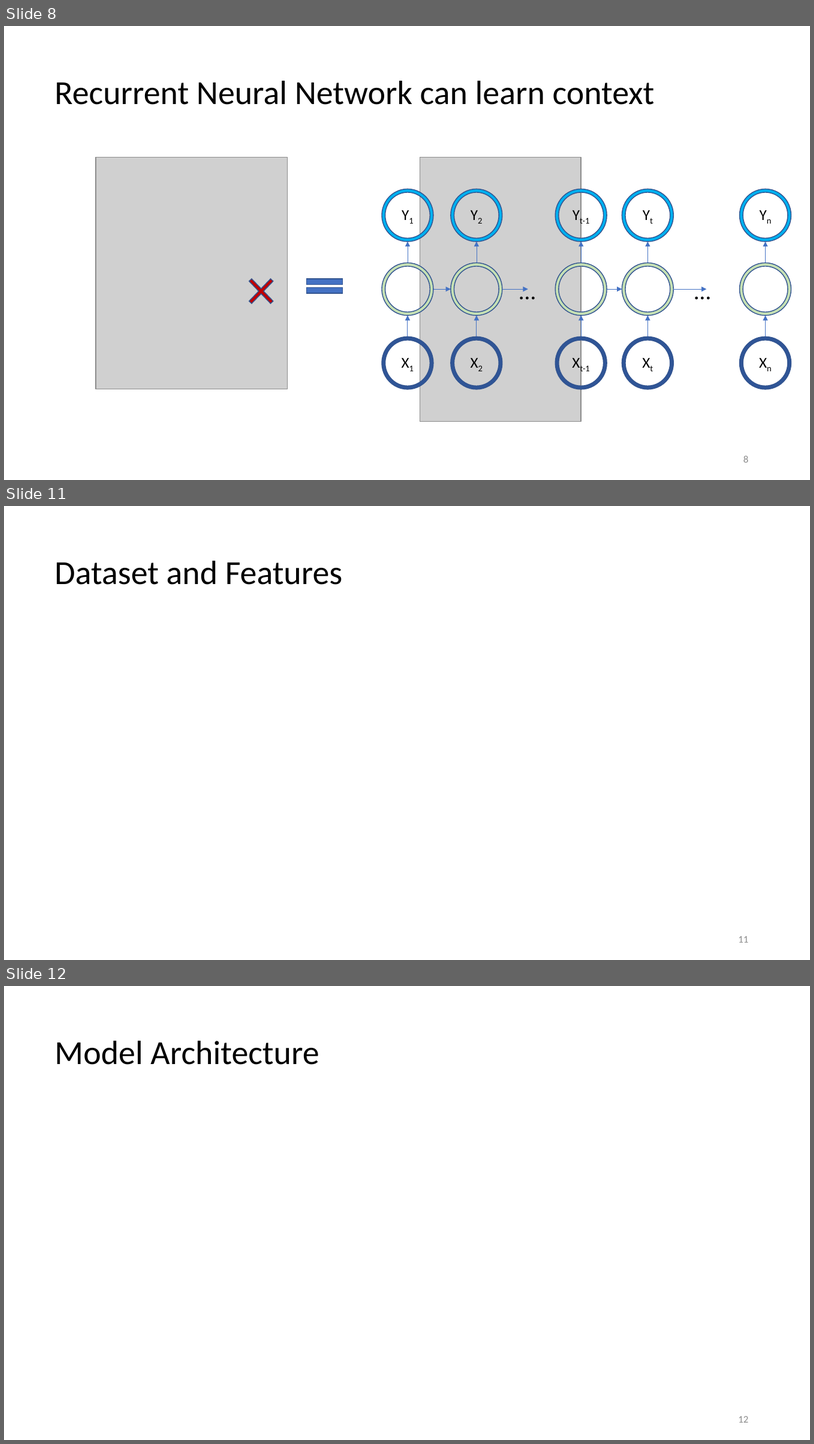
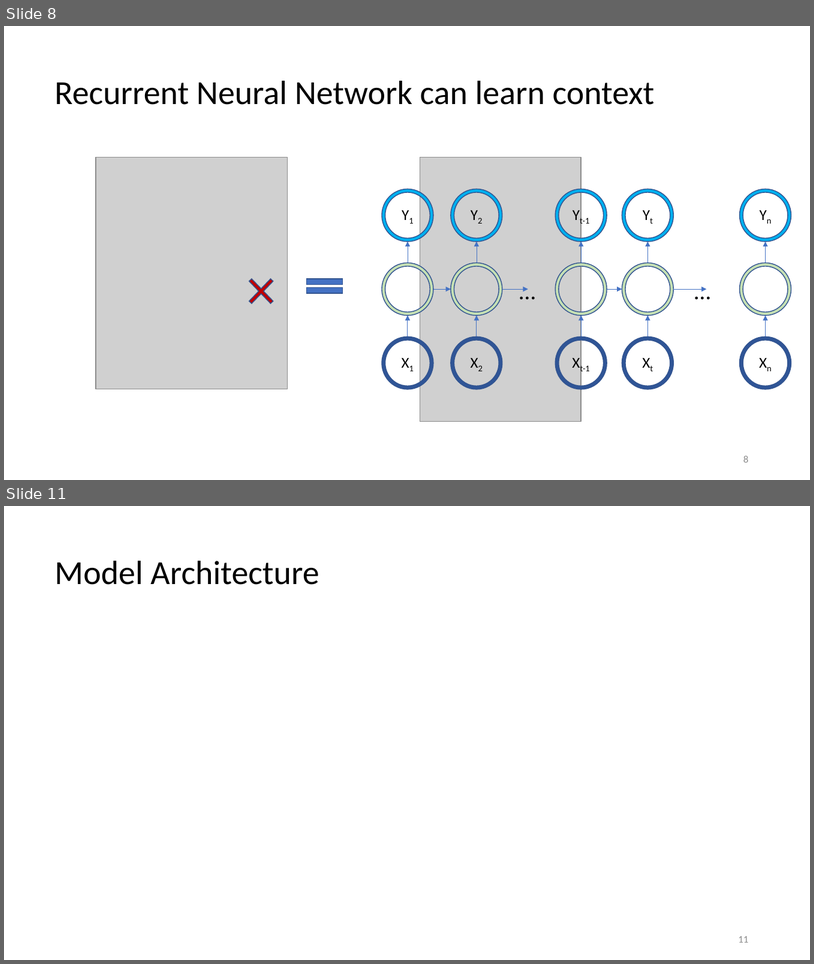
Before and after one commit to deeprob/JournalClub, a slide deck: Sep21/DeepGRN_092121.pptx. Shown one above the other, each under a label of ours: slides 8, 11 and 12 before the commit, slides 8 and 11 after it; the slides between them are not shown. The pictures are 814x1444 and 814x964 pixels, drawn with LibreOffice and Linux fonts; fonts in the diff are those of the drawing; grey boxes stand for pictures. Boxes give left, top, right and bottom in pixels: in the first picture for what was removed or moved away, otherwise in the second. Text is boxed around its words. In the diff, an @@ line names an element or a change of style, - is before the commit and + after.

```diff
--- a/Sep21/DeepGRN_092121.pptx
+++ b/Sep21/DeepGRN_092121.pptx
@@ slide 11 removed at [4,506,810,960], background #FFFFFF @@
@@ title removed at [54,561,343,585] @@
-Dataset and Features
@@ page number removed at [738,936,749,942] @@
-11
@@ what was slide 12 is now slide 11 @@
@@ page number at [738,936,749,942]: text changed @@
-12
+11
```
Also in this commit, not shown: 1 slide changed, 2 slides added, 1 other slide removed, 1 other file.
